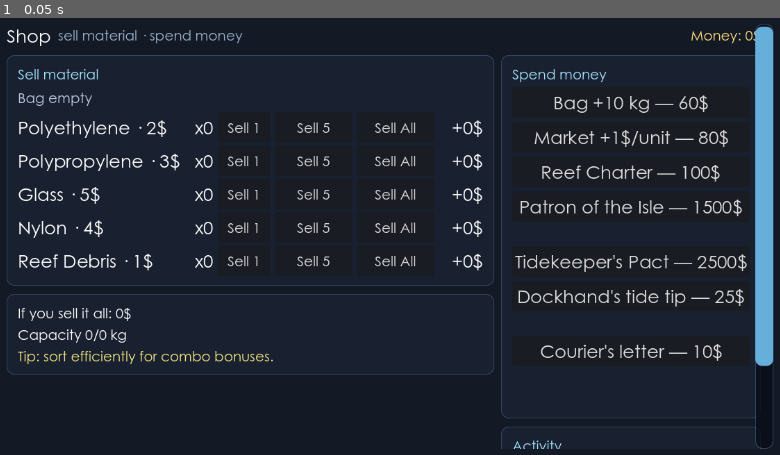
Above: before the commit, frame 1.
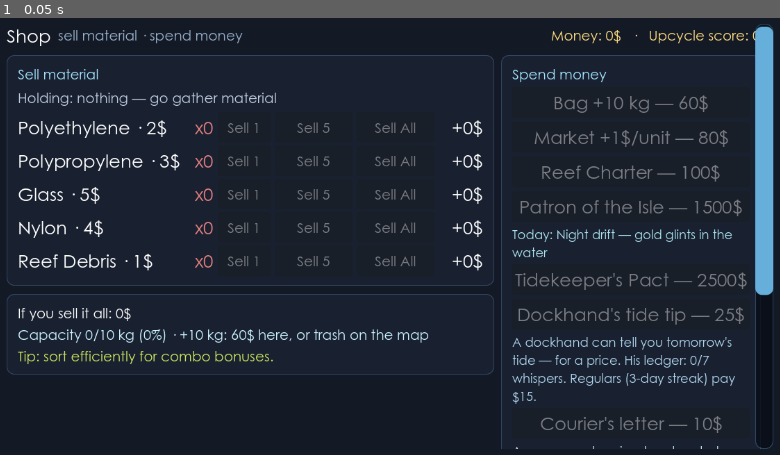
Above: after the commit, the same moment.

Repository: helloworld2540/isle2
Game: Godot game, scene res://scenes/shop.tscn
Two runs of this game, one before a commit and one after it. Both use one fixed random seed, a clock stepped at 60 frames per second and the inputs below. This scene is started directly instead of the project's main scene.
Inputs:
- Up to frame 1 (0.05 s): no input

The runs differ from the first frame. In frame 1, 6.0% of the frame differs, in the area x 2-100%, y 2-99%.
Error before the commit: Parse Error: Unexpected "if" in class body. (res://scripts/shop_menu.gd:245)

Commit message:
chore: [`shop`] Shop_menu: re-indent the tide-tip block under the courier block
Whitespace-o

Diff:
--- a/scripts/shop_menu.gd
+++ b/scripts/shop_menu.gd
@@ -241,8 +241,7 @@
 		else:
 			courier_letter_note.text = "A page, sand-grained and sealed with a small fin. The counter keeps it for %d$." % GameState.COURIER_LETTER_COST
 
-
-if buy_tide_tip_button:
+	if buy_tide_tip_button:
 		var quiet := GameSettings.hide_tide
 		if GameState.harbor_tip_purchased():
 			buy_tide_tip_button.text = "Dockhand's secret — taken today" if quiet else "Dockhand's tip — bought today"
